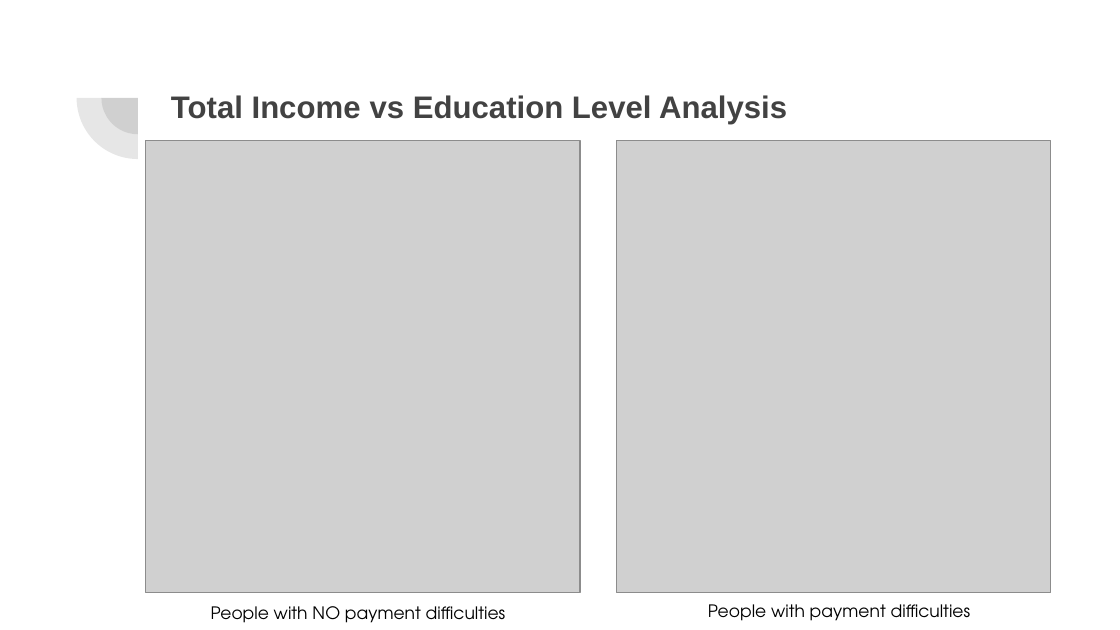
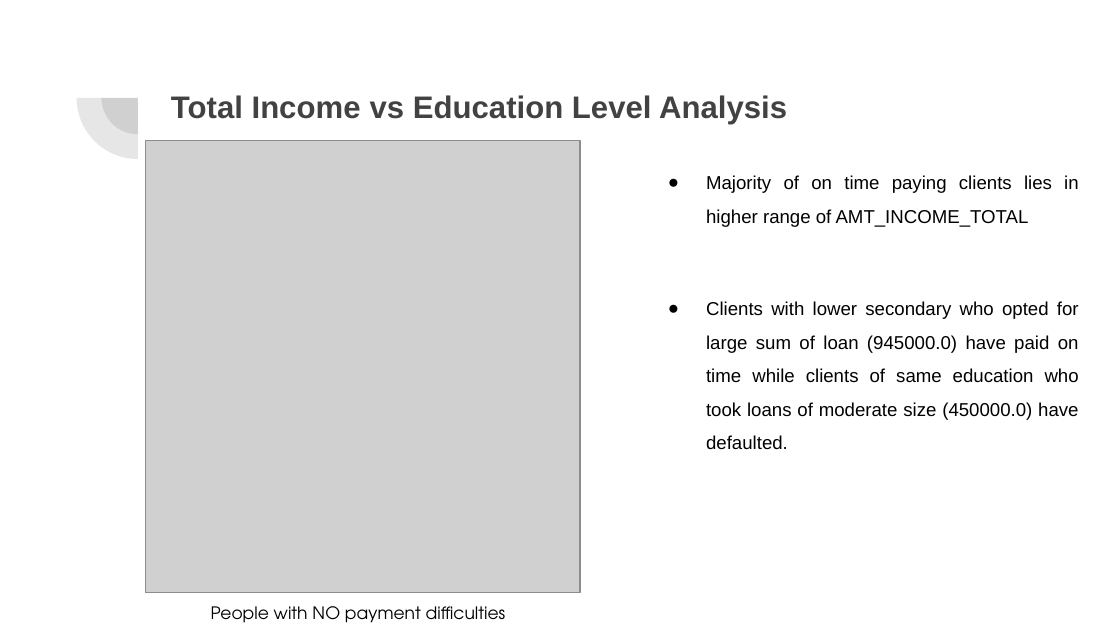
Before and after one commit to acamit/DataScience, a slide deck: slide 8 of Exploratory Data Analysis/Case Study/EDA Case Study -Bank Loan.pptx (slide 9 before the commit). Drawn at 1120x630 pixels with LibreOffice and Linux fonts; fonts in the diff are those of the drawing; grey boxes stand for pictures. Boxes give left, top, right and bottom in pixels: in the first picture for what was removed or moved away, otherwise in the second. Text is boxed around its words. In the diff, an @@ line names an element or a change of style, - is before the commit and + after.

```diff
--- a/Exploratory Data Analysis/Case Study/EDA Case Study -Bank Loan.pptx
+++ b/Exploratory Data Analysis/Case Study/EDA Case Study -Bank Loan.pptx
@@ picture removed at bbox=[616, 140, 1051, 592] @@
@@ text added at bbox=[706, 175, 1079, 450], 12 pt, text #000000 @@
+● Majority of on time paying clients lies in higher range of AMT_INCOME_TOTAL
+● Clients with lower secondary who opted for large sum of loan (945000.0) have paid on time while clients of same education who took loans of moderate size (450000.0) have defaulted.
@@ text removed at bbox=[708, 604, 971, 621] @@
-People with payment difficulties
```
Also in this commit, not shown: 1 other slide changed, 4 slides added, 2 slides removed, 1 other file.
